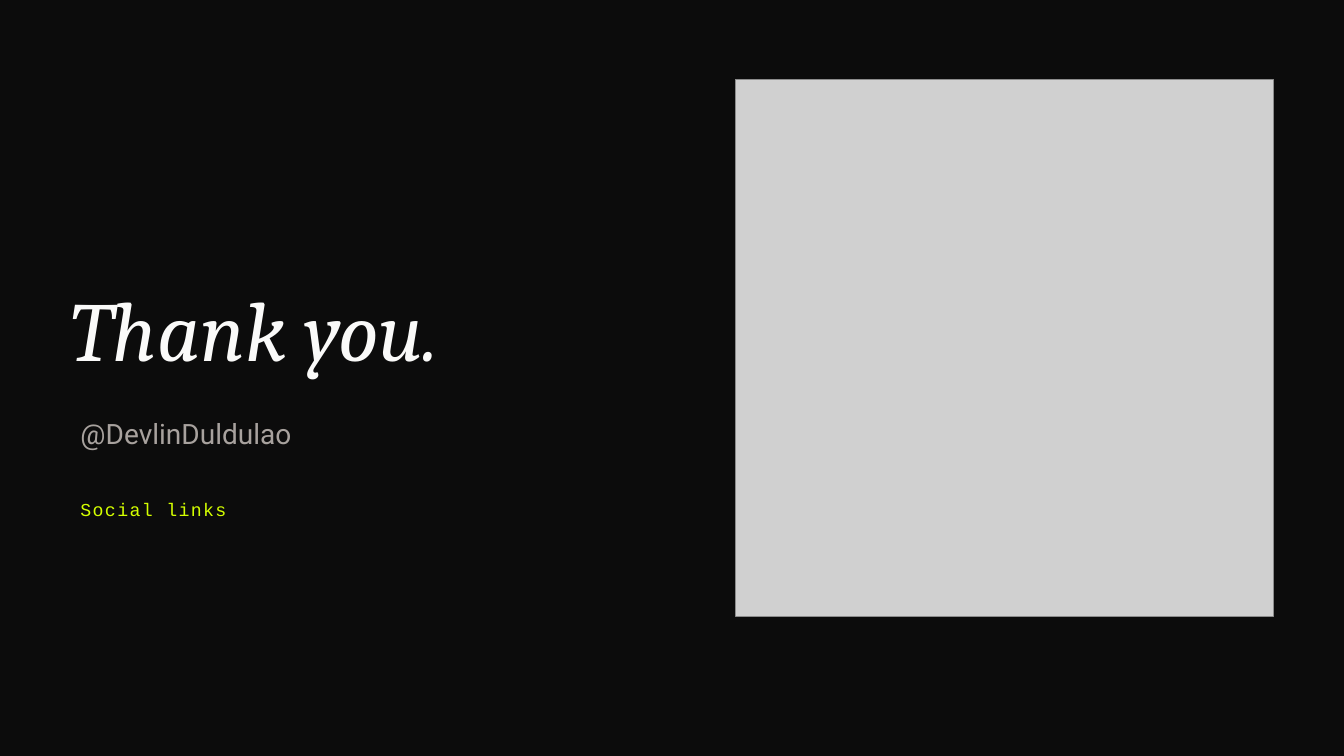
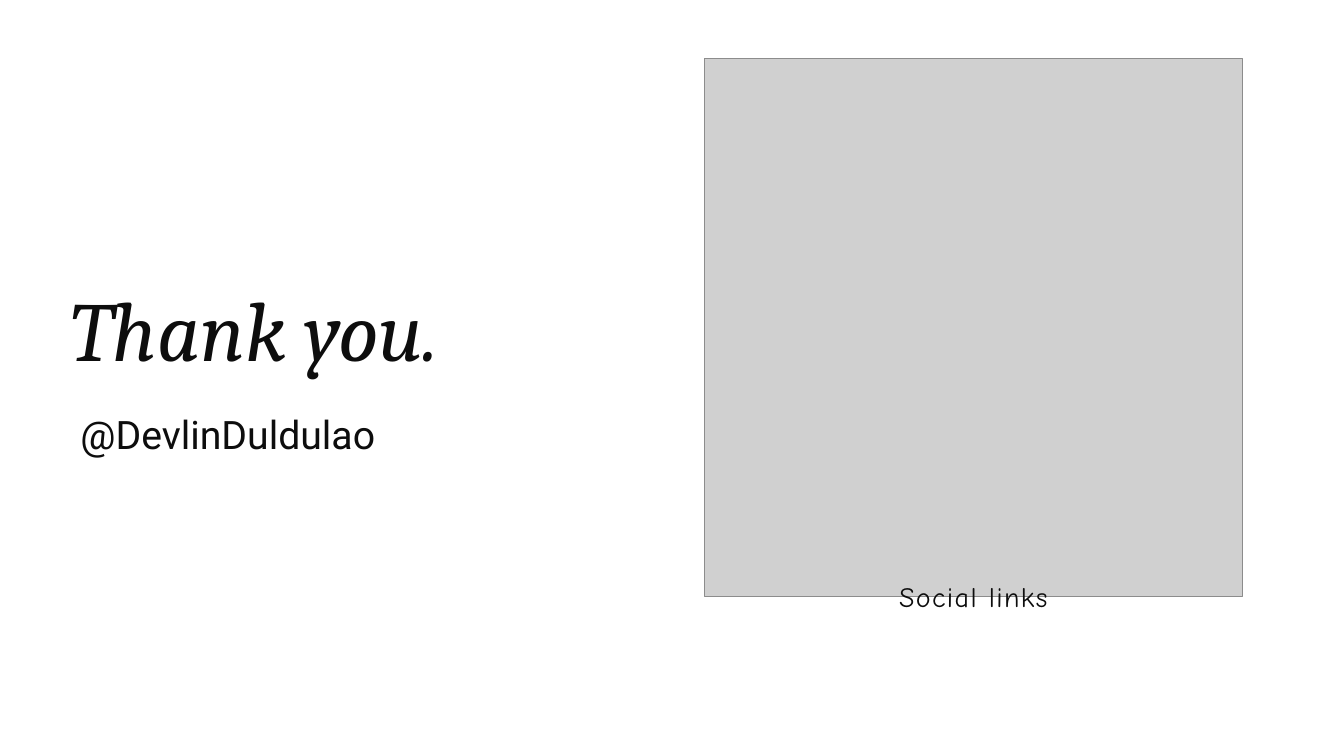
Before and after one commit to devlinduldulao/module-federation-demo, a slide deck: slide 46 of presentation/module-federation.pptx (slide 51 before the commit). Drawn at 1344x756 pixels with LibreOffice and Linux fonts; fonts in the diff are those of the drawing; grey boxes stand for pictures. Boxes give left, top, right and bottom in pixels: in the first picture for what was removed or moved away, otherwise in the second. Text is boxed around its words. In the diff, an @@ line names an element or a change of style, - is before the commit and + after.

```diff
--- a/presentation/module-federation.pptx
+++ b/presentation/module-federation.pptx
@@ background #0C0C0C to #FFFFFF @@
@@ picture: place and size @@
-picture at [736,79,1273,616]
+picture at [705,58,1242,596]
@@ text "Thank you." at [70,302,439,379]: text colour #FAFAF9 to #0D0D0D @@
@@ text "@DevlinDuldulao" at [80,419,375,458]: size 20 to 28 pt, text colour #A8A29E to #0D0D0D @@
@@ text "Social links": place and size @@
-text "Social links" at [80,503,226,516]
+text "Social links" at [899,588,1048,616]
@@ text "Social links" at [899,588,1048,616]: size 13 to 20 pt, font Courier New to Comic Neue, text colour #D4FF00 to #0D0D0D; alignment left to centre @@
```
Also in this commit, not shown: 11 other slides changed, 6 slides removed, 25 other files.
